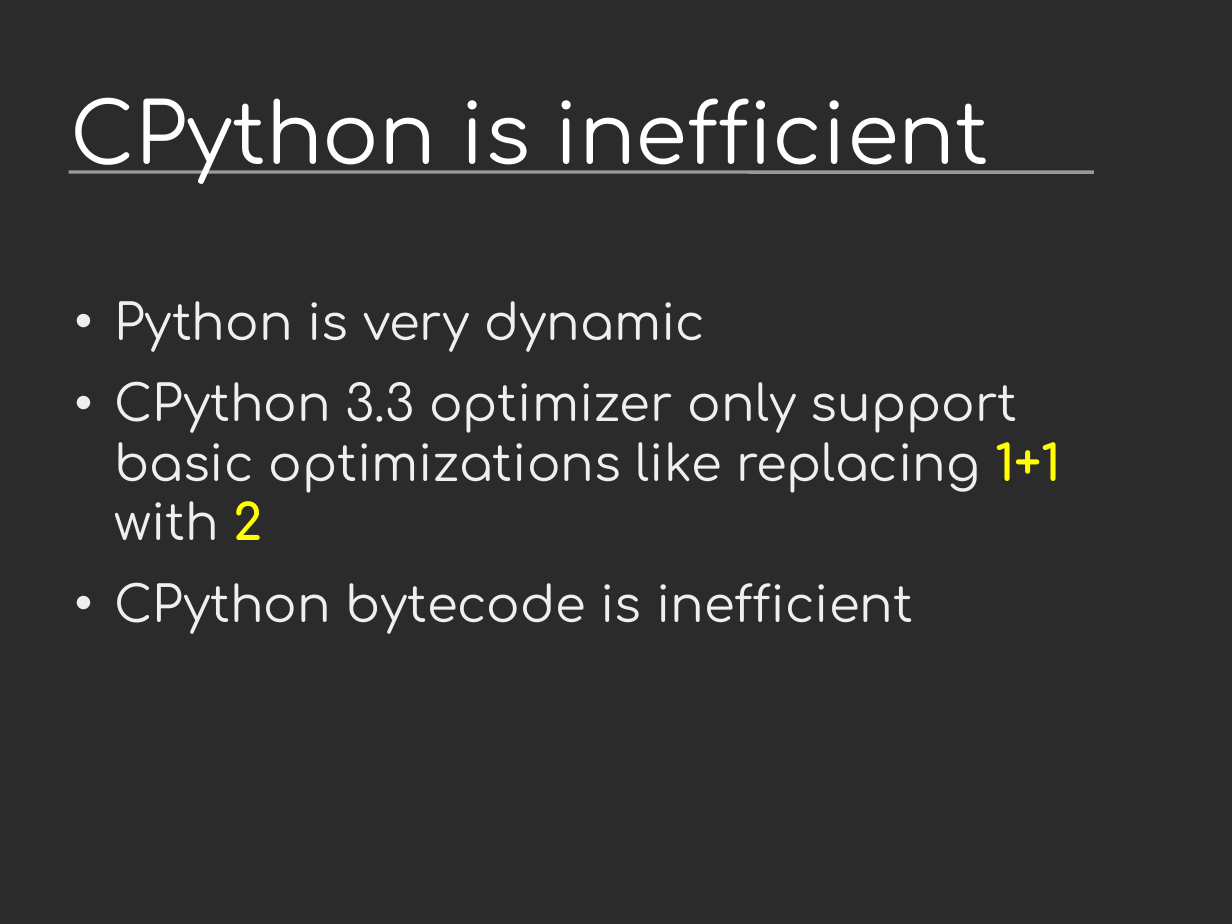
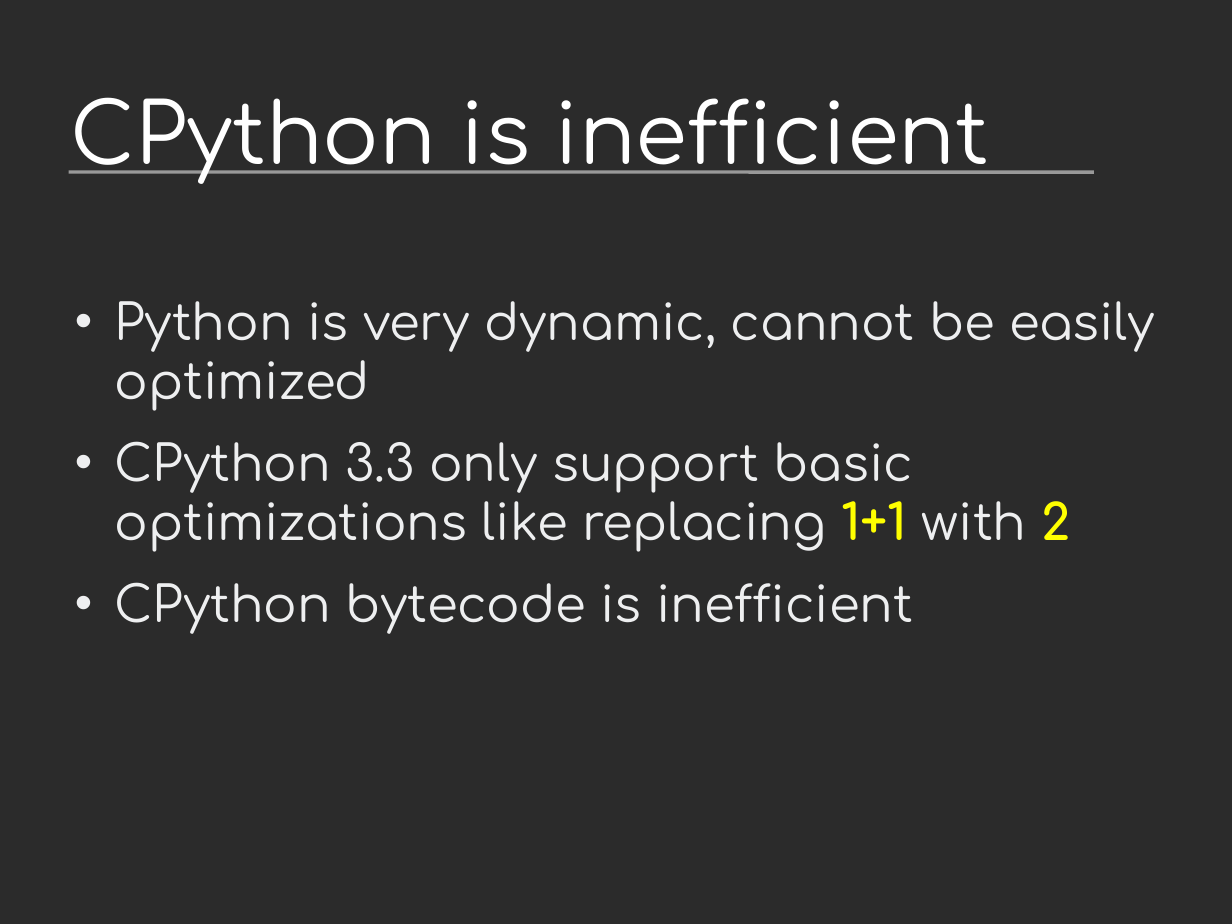
Before and after one commit to vstinner/talks, a slide deck: slide 4 of 2013-FOSDEM/faster_cpython.odp (slide 3 before the commit). Drawn at 1232x924 pixels with LibreOffice and Linux fonts; fonts in the diff are those of the drawing; background and template pictures are left out; a plain dark background stands for a picture behind light text. Boxes give left, top, right and bottom in pixels: in the first picture for what was removed or moved away, otherwise in the second. Text is boxed around its words. In the diff, an @@ line names an element or a change of style, - is before the commit and + after.

```diff
--- a/2013-FOSDEM/faster_cpython.odp
+++ b/2013-FOSDEM/faster_cpython.odp
@@ text at (114, 301, 1155, 552): text changed @@
-• Python is very dynamic
-• CPython 3.3 optimizer only support basic optimizations like replacing 1+1 with 2
+• Python is very dynamic, cannot be easily optimized
+• CPython 3.3 only support basic optimizations like replacing 1+1 with 2
```
Also in this commit, not shown: 14 other slides changed, 5 slides added, 1 other file.
